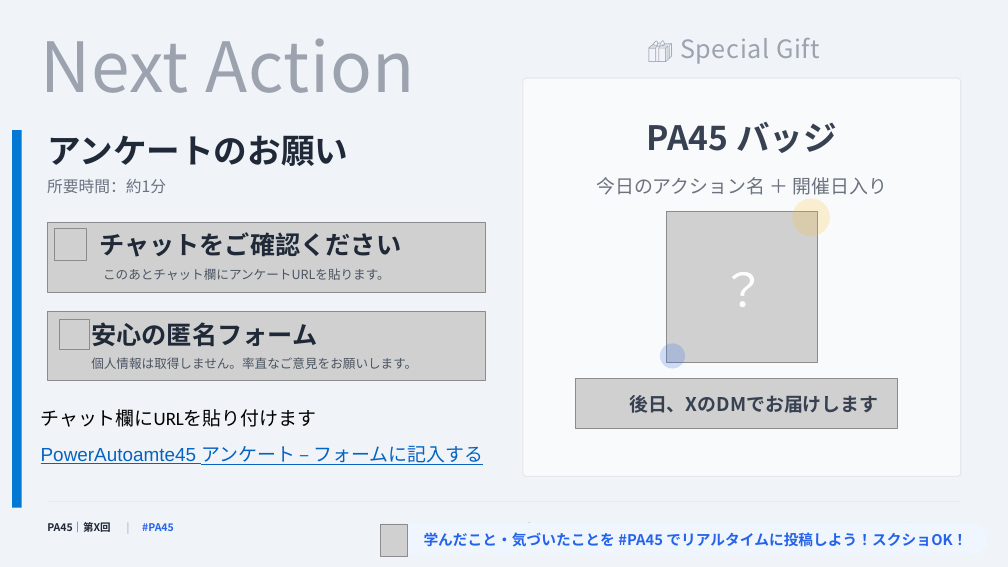
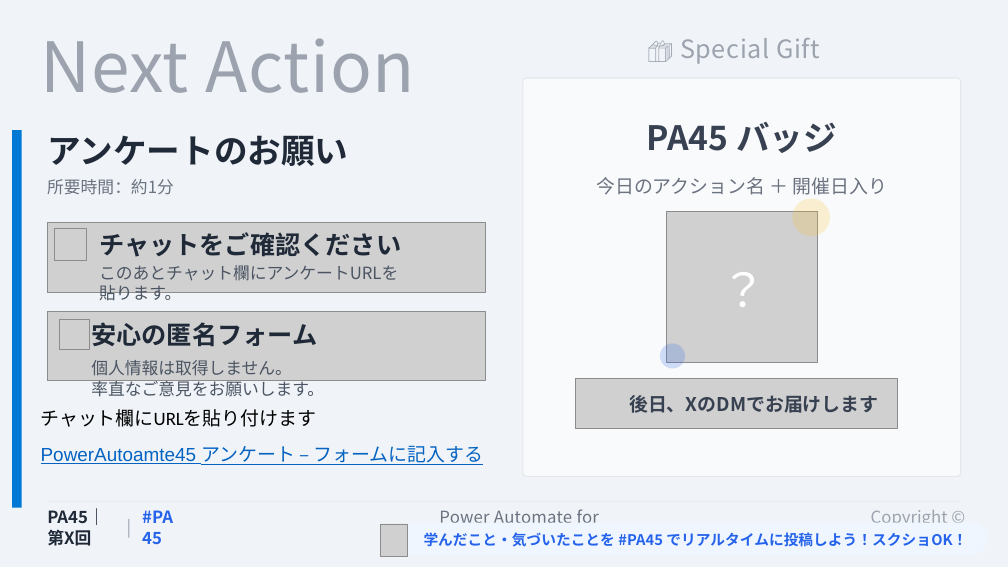
Before and after one commit to Haru-PowerPlatform/pa45, a slide deck: slide 17 of assets/pa45/P003_PA45_条件分岐_20260401.pptx (slide 16 before the commit). Drawn at 1008x567 pixels with LibreOffice and Linux fonts; fonts in the diff are those of the drawing; grey boxes stand for pictures; background and template pictures are left out. Boxes give left, top, right and bottom in pixels: in the first picture for what was removed or moved away, otherwise in the second. Text is boxed around its words. In the diff, an @@ line names an element or a change of style, - is before the commit and + after.

```diff
--- a/assets/pa45/P003_PA45_条件分岐_20260401.pptx
+++ b/assets/pa45/P003_PA45_条件分岐_20260401.pptx
@@ text "所要時間：約1分" at (47,179,174,195): size 15 to 16 pt @@
@@ text "このあとチャット欄にアンケートURLを貼ります。" at (99,265,398,300): size 12 to 16 pt @@
@@ text at (91,360,324,397): text changed; size 12 to 16 pt @@
-個人情報は取得しません。率直なご意見をお願いします。
+個人情報は取得しません。
+率直なご意見をお願いします。
@@ size 10 to 16 pt in 5 elements at (47,508,105,546), (142,520,182,536), (439,509,599,547), (871,510,948,546), (126,520,135,536) @@
```
Also in this commit, not shown: 14 other slides changed, 1 slide added, 3 other files.
